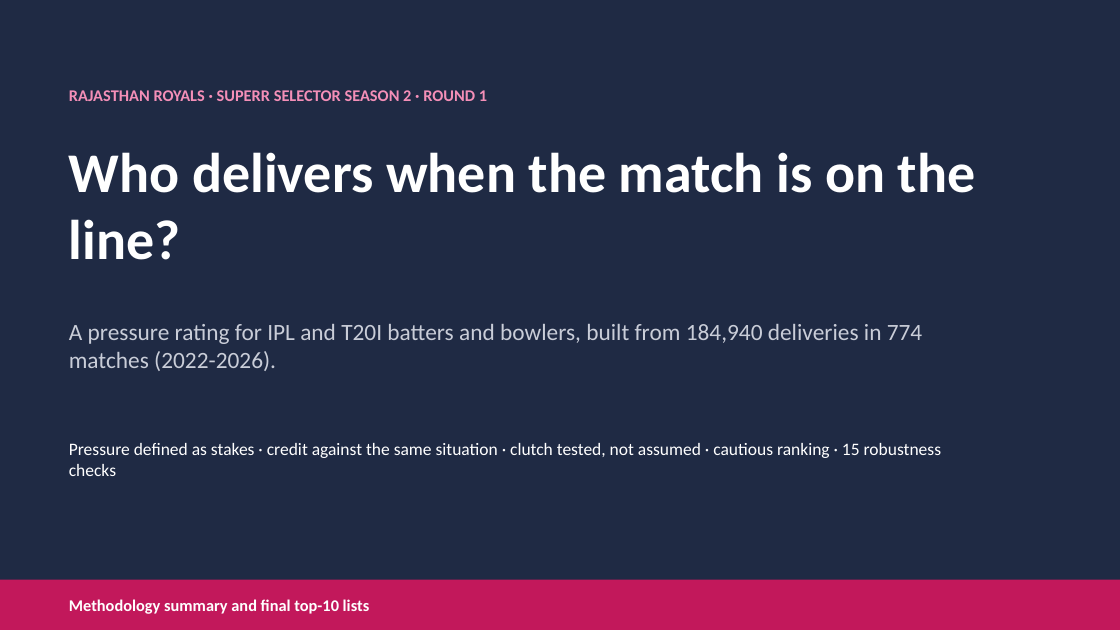
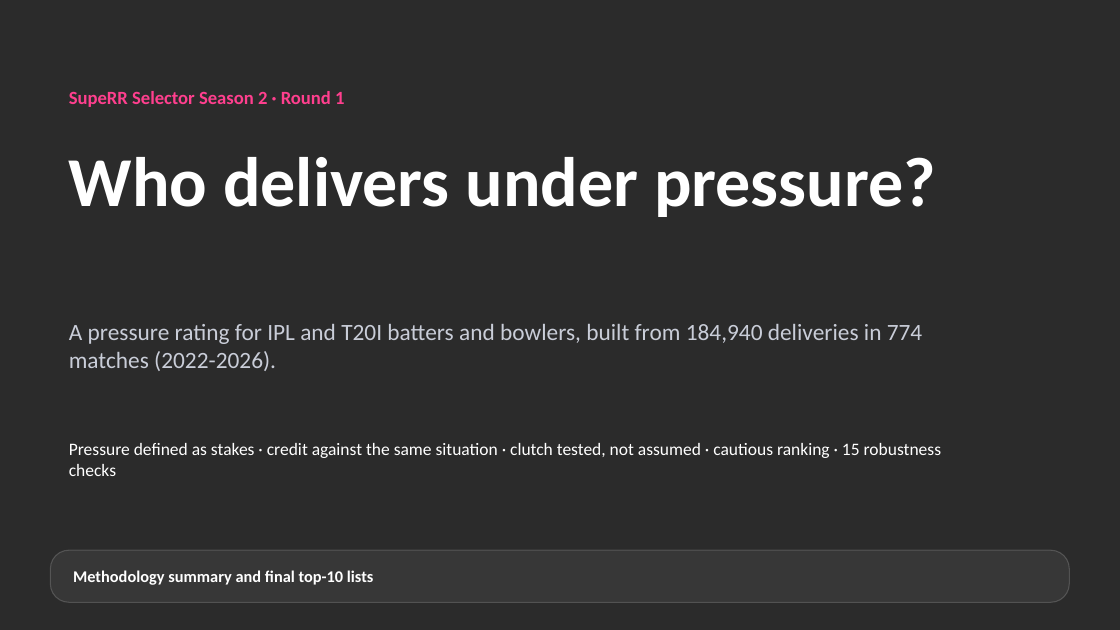
Before and after one commit to dhruvsharma06-web/Rajasthan-Royals, a slide deck: slide 1 of outputs/report/SupeRR_Selector_Pressure_Ratings.pptx. Drawn at 1120x630 pixels with LibreOffice and Linux fonts; fonts in the diff are those of the drawing; background and template pictures are left out; a plain dark background stands for a picture behind light text. Boxes give left, top, right and bottom in pixels: in the first picture for what was removed or moved away, otherwise in the second. Text is boxed around its words. In the diff, an @@ line names an element or a change of style, - is before the commit and + after.

```diff
--- a/outputs/report/SupeRR_Selector_Pressure_Ratings.pptx
+++ b/outputs/report/SupeRR_Selector_Pressure_Ratings.pptx
@@ background #FFFFFF to picture (left out) @@
@@ rectangle removed at box(0, 0, 1120, 630) @@
@@ text at box(69, 91, 344, 107): text changed; size 14 to 16 pt; text colour #F48FB8 to #FF3F8E @@
-RAJASTHAN ROYALS · SUPERR SELECTOR SEASON 2 · ROUND 1
+SupeRR Selector Season 2 · Round 1
@@ text at box(69, 157, 936, 217): text changed; size 48 to 60 pt @@
-Who delivers when the match is on the line?
+Who delivers under pressure?
@@ rounded rectangle: place and size @@
-rounded rectangle at box(0, 580, 1120, 630)
+rounded rectangle at box(50, 550, 1070, 602)
@@ rounded rectangle at box(50, 550, 1070, 602): rectangle to rounded rectangle; fill #C2185B to #FFFFFF at 6% opacity; outline none to #FFFFFF 0.9 pt @@
@@ text "Methodology summary and final top-10 ...": place and size @@
-text "Methodology summary and final top-10 ..." at box(69, 599, 370, 614)
+text "Methodology summary and final top-10 ..." at box(73, 570, 374, 585)
```
Also in this commit, not shown: 12 other slides changed, 15 other files.
